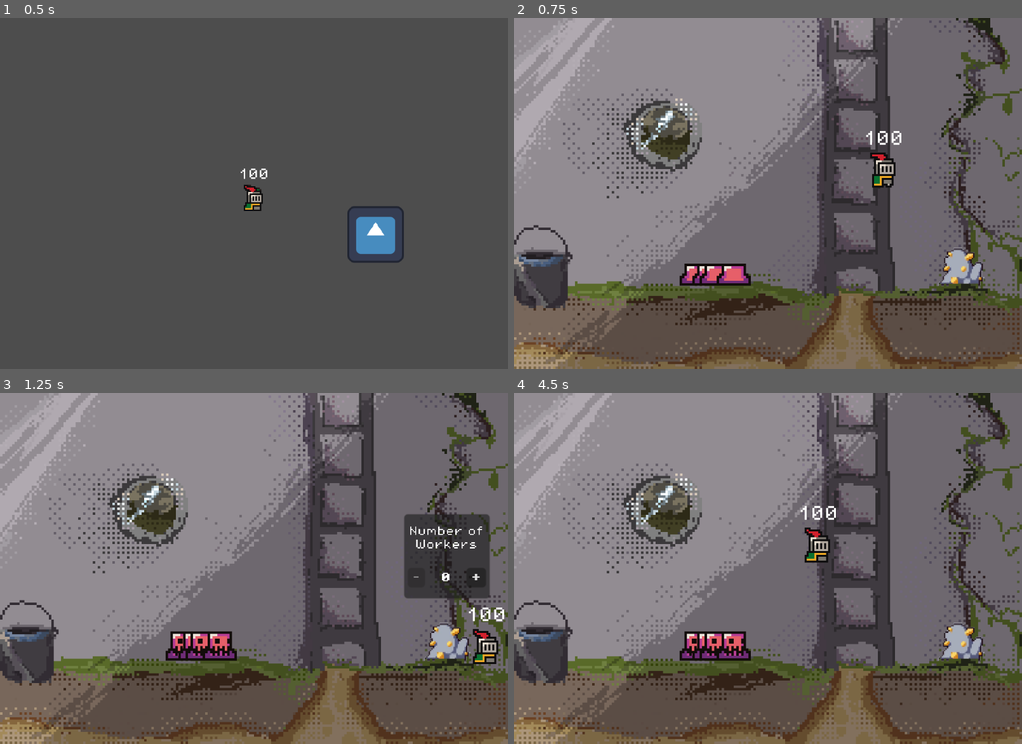
Above: before the commit, frames 1-4 (two rows, left to right).
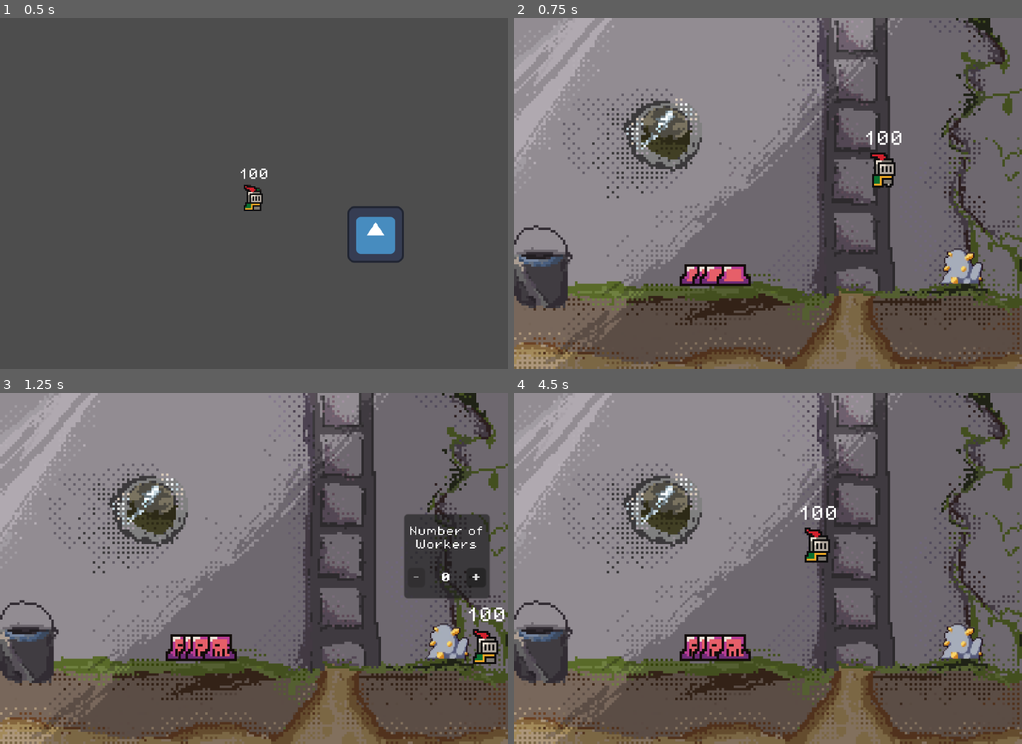
Above: after the commit, the same moments.

Repository: Manas-Goyal-1/The-Last-Five
Game: Godot game, scene res://scenes/game.tscn
Two runs of this game, one before a commit and one after it. Both use one fixed random seed, a clock stepped at 60 frames per second and the inputs below. The engine's default icon, where the game draws it, is replaced by a stand-in: a white triangle on a blue panel in a dark square.
Inputs (mouse positions are in pixels of both pictures, inside the frame that each line leads up to):
- Up to frame 1 (0.5 s): no input
- Up to frame 2 (0.75 s): move the mouse to (879, 175) at 0.52 s; hold D (right) from 0.53 s (still down); right-click (879, 175) at 0.6 s
- Up to frame 3 (1.25 s): keep holding D (right)
- Up to frame 4 (4.5 s): release D (right) at 1.25 s; click "+" at 1.25 s; move the mouse to (666, 586) at 2.02 s; hold S (down) 2.03-2.78 s; right-click (666, 586) at 2.1 s; move the mouse to (818, 491) at 2.77 s; hold D (right) 2.78-3.53 s; right-click (818, 491) at 2.85 s; move the mouse to (742, 638) at 3.52 s; hold W (up) 3.53-4.28 s; right-click (742, 638) at 3.6 s; move the mouse to (920, 621) at 4.27 s; hold A (left) from 4.28 s (still down); right-click (920, 621) at 4.35 s

Frame 1 is identical in both runs. In frame 2, 0.2% of the frame differs, in the area x 32-93%, y 65-77%; in frame 3, 0.6%; in frame 4, 0.6%.

Commit message:
Added UI Overlay and fixed player collision depending on scene

Diff:
--- a/project.godot
+++ b/project.godot
@@ -23,6 +23,7 @@
 [global_group]
 
 zombies=""
+player=""
 
 [input]
 
--- a/scenes/bunker.tscn
+++ b/scenes/bunker.tscn
@@ -21,25 +21,25 @@
 [node name="Bunker" type="Node2D"]
 script = ExtResource("1_cyfgi")
 
-[node name="Workers" type="Node2D" parent="."]
-
-[node name="Worker" parent="Workers" instance=ExtResource("2_hqi4v")]
-position = Vector2(-8.215, 25.825)
-
-[node name="Worker2" parent="Workers" instance=ExtResource("2_hqi4v")]
-position = Vector2(-2.905, 25.825)
-
-[node name="Worker3" parent="Workers" instance=ExtResource("2_hqi4v")]
-position = Vector2(0, 25.825)
-
-[node name="Worker4" parent="Workers" instance=ExtResource("2_hqi4v")]
-position = Vector2(6.985, 25.825)
-
 [node name="Camera" type="Camera2D" parent="."]
 zoom = Vector2(5, 5)
 limit_left = -125
 limit_right = 125
 limit_smoothed = true
+
+[node name="Workers" type="Node2D" parent="."]
+
+[node name="Worker" parent="Workers" instance=ExtResource("2_hqi4v")]
+position = Vector2(-8.215, 26)
+
+[node name="Worker2" parent="Workers" instance=ExtResource("2_hqi4v")]
+position = Vector2(-2.905, 26)
+
+[node name="Worker3" parent="Workers" instance=ExtResource("2_hqi4v")]
+position = Vector2(0, 26)
+
+[node name="Worker4" parent="Workers" instance=ExtResource("2_hqi4v")]
+position = Vector2(6.985, 26)
 
 [node name="Workstations" type="Node2D" parent="."]
 
@@ -85,6 +85,8 @@
 
 [node name="Ground" type="StaticBody2D" parent="."]
 position = Vector2(0, -20)
+collision_layer = 2
+collision_mask = 2
 
 [node name="Sprite2D" type="Sprite2D" parent="Ground"]
 position = Vector2(0, 20)
--- a/scenes/game.tscn
+++ b/scenes/game.tscn
@@ -1,9 +1,17 @@
-[gd_scene load_steps=5 format=3 uid="uid://bvbdair2vutn0"]
+[gd_scene load_steps=10 format=3 uid="uid://bvbdair2vutn0"]
 
 [ext_resource type="PackedScene" uid="uid://btck767c7bidv" path="res://scenes/outside.tscn" id="1_uwrxv"]
 [ext_resource type="Script" uid="uid://bto3uwsltsvkn" path="res://scripts/game_manager.gd" id="1_yqjtg"]
 [ext_resource type="PackedScene" uid="uid://bieueg3gj7nt2" path="res://scenes/bunker.tscn" id="3_lnu2h"]
 [ext_resource type="PackedScene" uid="uid://bia26am5wiknn" path="res://scenes/player.tscn" id="4_lbhrr"]
+[ext_resource type="Texture2D" uid="uid://5om8aq7vkei5" path="res://assets/sprites/coin.png" id="5_gee14"]
+[ext_resource type="FontFile" uid="uid://ek11878feeu8" path="res://assets/fonts/EraserDust.ttf" id="5_u5sy4"]
+[ext_resource type="Texture2D" uid="uid://ddgmmqh5eyf8x" path="res://assets/sprites/wood_icon.png" id="7_0tnpc"]
+[ext_resource type="Texture2D" uid="uid://dj6oj3gypr8bb" path="res://assets/sprites/water_drop1.png" id="7_u5sy4"]
+
+[sub_resource type="AtlasTexture" id="AtlasTexture_0tnpc"]
+atlas = ExtResource("5_gee14")
+region = Rect2(2, 2, 12, 12)
 
 [node name="Game" type="Node2D"]
 
@@ -17,3 +25,59 @@
 [node name="Outside" parent="." instance=ExtResource("1_uwrxv")]
 
 [node name="Bunker" parent="." instance=ExtResource("3_lnu2h")]
+
+[node name="CanvasLayer" type="CanvasLayer" parent="."]
+layer = 5
+
+[node name="PanelContainer" type="PanelContainer" parent="CanvasLayer"]
+offset_left = 71.57
+offset_top = -68.0
+offset_right = 121.57
+offset_bottom = -2.0
+scale = Vector2(0.6, 0.6)
+
+[node name="MarginContainer" type="MarginContainer" parent="CanvasLayer/PanelContainer"]
+layout_mode = 2
+theme_override_constants/margin_left = 3
+theme_override_constants/margin_top = 2
+theme_override_constants/margin_right = 3
+theme_override_constants/margin_bottom = 2
+
+[node name="GridContainer" type="GridContainer" parent="CanvasLayer/PanelContainer/MarginContainer"]
+layout_mode = 2
+size_flags_horizontal = 4
+size_flags_vertical = 4
+columns = 2
+
+[node name="MoneyIcon" type="TextureRect" parent="CanvasLayer/PanelContainer/MarginContainer/GridContainer"]
+layout_mode = 2
+texture = SubResource("AtlasTexture_0tnpc")
+expand_mode = 2
+
+[node name="MoneyLabel" type="Label" parent="CanvasLayer/PanelContainer/MarginContainer/GridContainer"]
+layout_mode = 2
+theme_override_fonts/font = ExtResource("5_u5sy4")
+theme_override_font_sizes/font_size = 16
+text = "100"
+
+[node name="WoodIcon" type="TextureRect" parent="CanvasLayer/PanelContainer/MarginContainer/GridContainer"]
+layout_mode = 2
+texture = ExtResource("7_0tnpc")
+expand_mode = 2
+
+[node name="WoodLabel" type="Label" parent="CanvasLayer/PanelContainer/MarginContainer/GridContainer"]
+layout_mode = 2
+theme_override_fonts/font = ExtResource("5_u5sy4")
+theme_override_font_sizes/font_size = 16
+text = "100"
+
+[node name="WaterIcon" type="TextureRect" parent="CanvasLayer/PanelContainer/MarginContainer/GridContainer"]
+layout_mode = 2
+texture = ExtResource("7_u5sy4")
+expand_mode = 2
+
+[node name="WaterLabel" type="Label" parent="CanvasLayer/PanelContainer/MarginContainer/GridContainer"]
+layout_mode = 2
+theme_override_fonts/font = ExtResource("5_u5sy4")
+theme_override_font_sizes/font_size = 16
+text = "100"
--- a/scenes/outside.tscn
+++ b/scenes/outside.tscn
@@ -40,4 +40,6 @@
 
 [node name="Projectiles" type="Node2D" parent="."]
 
+[node name="Weapons" type="Node2D" parent="."]
+
 [connection signal="timeout" from="ZombieSpawnerTimer" to="." method="_on_zombie_spawner_timer_timeout"]
--- a/scenes/player.tscn
+++ b/scenes/player.tscn
@@ -43,7 +43,7 @@
 [sub_resource type="RectangleShape2D" id="RectangleShape2D_3vyb7"]
 size = Vector2(10, 15)
 
-[node name="Player" type="CharacterBody2D"]
+[node name="Player" type="CharacterBody2D" groups=["player"]]
 z_index = 2
 script = ExtResource("1_g2els")
 
--- a/scenes/worker.tscn
+++ b/scenes/worker.tscn
@@ -11,13 +11,13 @@
 atlas = ExtResource("1_mj6w4")
 region = Rect2(24, 0, 24, 24)
 
+[sub_resource type="AtlasTexture" id="AtlasTexture_leqb2"]
+atlas = ExtResource("1_mj6w4")
+region = Rect2(72, 0, 24, 24)
+
 [sub_resource type="AtlasTexture" id="AtlasTexture_vwx2a"]
 atlas = ExtResource("1_mj6w4")
 region = Rect2(48, 0, 24, 24)
-
-[sub_resource type="AtlasTexture" id="AtlasTexture_leqb2"]
-atlas = ExtResource("1_mj6w4")
-region = Rect2(72, 0, 24, 24)
 
 [sub_resource type="SpriteFrames" id="SpriteFrames_ec5k7"]
 animations = [{
@@ -29,10 +29,10 @@
 "texture": SubResource("AtlasTexture_sb737")
 }, {
 "duration": 1.0,
-"texture": SubResource("AtlasTexture_vwx2a")
+"texture": SubResource("AtlasTexture_leqb2")
 }, {
 "duration": 1.0,
-"texture": SubResource("AtlasTexture_leqb2")
+"texture": SubResource("AtlasTexture_vwx2a")
 }],
 "loop": true,
 "name": &"default",
@@ -46,3 +46,5 @@
 [node name="Sprite2D" type="AnimatedSprite2D" parent="."]
 sprite_frames = SubResource("SpriteFrames_ec5k7")
 autoplay = "default"
+frame = 1
+frame_progress = 0.194318
--- a/scenes/workstation.tscn
+++ b/scenes/workstation.tscn
@@ -5,6 +5,8 @@
 [ext_resource type="FontFile" uid="uid://b8tnrkgs8qkg8" path="res://assets/fonts/PixelOperator8-Bold.ttf" id="3_10ak5"]
 
 [node name="Workstation" type="Area2D"]
+collision_layer = 2
+collision_mask = 2
 script = ExtResource("1_f6vdx")
 
 [node name="Timer" type="Timer" parent="."]
--- a/scripts/bunker.gd
+++ b/scripts/bunker.gd
@@ -9,7 +9,4 @@
 func set_visibility(visibility):
 	visible = visibility
 	if visible:
-		process_mode = Node.PROCESS_MODE_INHERIT
 		camera.make_current()
-	else:
-		process_mode = Node.PROCESS_MODE_DISABLED
--- a/scripts/game_manager.gd
+++ b/scripts/game_manager.gd
@@ -19,18 +19,24 @@
 
 	workers = $"../Bunker/Workers".get_children()
 
+
 func _process(delta: float) -> void:
+	# Check to switch screen
 	if Input.is_action_just_pressed("RightClick"):
 		if outside.is_visible_in_tree():
 			show_bunker()
 		else:
 			show_outside()
 
+		#camera.position.x = player.position.x
+
+
 func show_bunker():
 	bunker.set_visibility(true)
 	outside.set_visibility(false)
 	player.to_bunker()
 
+
 func show_outside():
 	bunker.set_visibility(false)
 	outside.set_visibility(true)
--- a/scripts/player.gd
+++ b/scripts/player.gd
@@ -49,10 +49,15 @@
 func to_bunker():
 	is_outside = false
 	position = Vector2(55, -30)
+	scale = Vector2(0.8, 0.8)	# So the player looks similar in size in both scenes
 
-	scale = Vector2(0.8, 0.8)	# So the player looks similar in size in both scenes
+	self.collision_layer = 1 << 1
+	self.collision_mask = 1 << 1
 
 func to_outside():
 	is_outside = true
 	position = Vector2.ZERO
 	scale = Vector2.ONE
+
+	self.collision_layer = 1 << 0
+	self.collision_mask = 1 << 0
--- a/scripts/workstation.gd
+++ b/scripts/workstation.gd
@@ -16,8 +16,14 @@
 var wait_time = 9
 var resource_count = 0
 
+func _ready() -> void:
+	popup.visible = false
+
 # When player enters its area
 func _on_body_entered(body: Node2D) -> void:
+	if not body.is_in_group("player"):
+		return
+
 	# Control UI Thing
 	popup.visible = true
 	_update()
@@ -47,9 +53,8 @@
 func _on_add_button_pressed() -> void:
 	var worker = game_manager.workers.pop_back()
 	workers.append(worker)
-	worker.move_to(position)
+	worker.move_to(position + Vector2(10 + randi_range(-5, 5), randi_range(-5, 0)))
 	_update()
-
 
 func _update():
 	## Updating UI
--- a/scripts/zombie.gd
+++ b/scripts/zombie.gd
@@ -45,10 +45,14 @@
 
 # To damage the player
 func _on_body_entered(body: Node2D) -> void:
+	if not body.is_in_group("player"):
+		return
 	player = body
 	player_attack_timer.start()
 
 func _on_body_exited(body: Node2D) -> void:
+	if not body.is_in_group("player"):
+		return
 	player_attack_timer.stop()
 
 func _on_player_attack_timer_timeout() -> void:
Binary file added: assets/fonts/EraserDust.ttf
Binary file changed: assets/sprites/Mine.png
Binary file added: assets/sprites/water_drop.png
Binary file added: assets/sprites/water_drop1.png
Binary file added: assets/sprites/wood_icon.png
